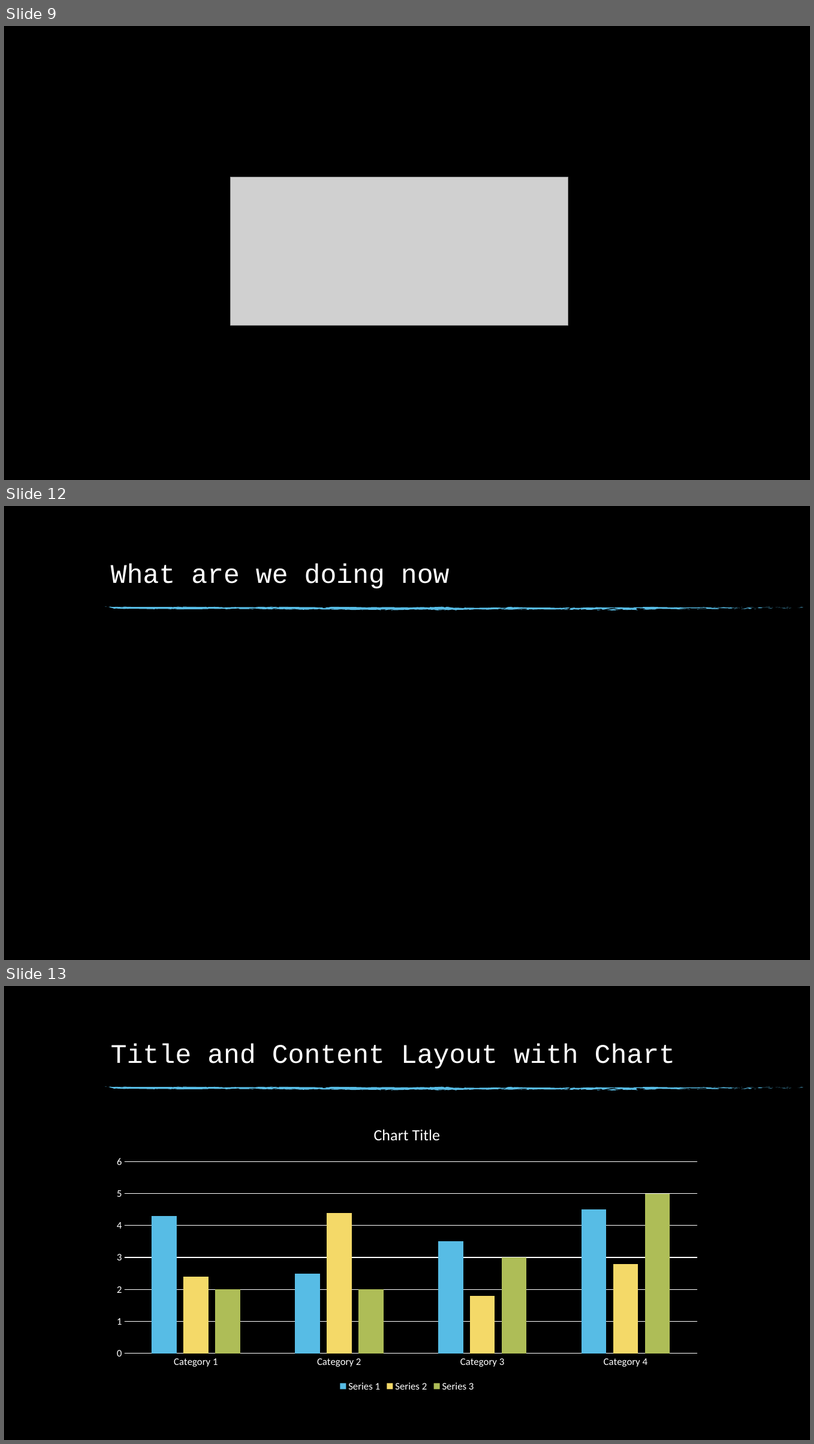
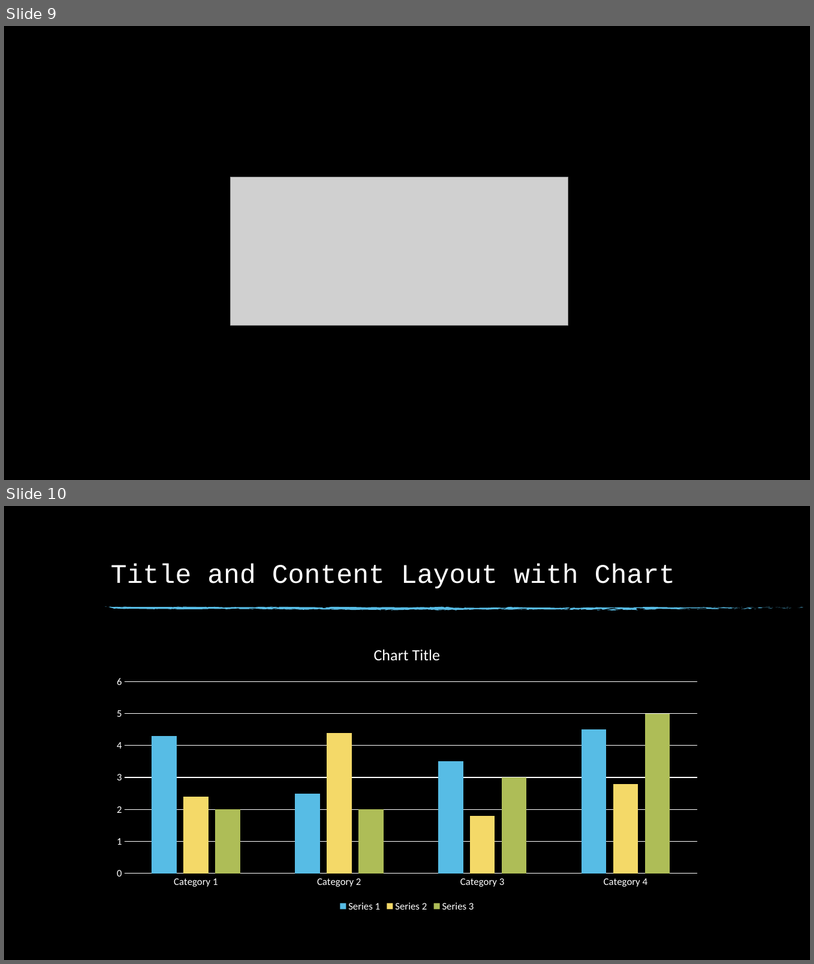
Before and after one commit to aimanahmedmoin1997/FinalYearProject, a slide deck: Kaavish Proposal/The Third Space.pptx. Shown one above the other, each under a label of ours: slides 9, 12 and 13 before the commit, slides 9 and 10 after it; the slides between them are not shown. The pictures are 814x1444 and 814x964 pixels, drawn with LibreOffice and Linux fonts; fonts in the diff are those of the drawing; grey boxes stand for pictures; background and template pictures are left out. Boxes give left, top, right and bottom in pixels: in the first picture for what was removed or moved away, otherwise in the second. Text is boxed around its words. In the diff, an @@ line names an element or a change of style, - is before the commit and + after.

```diff
--- a/Kaavish Proposal/The Third Space.pptx
+++ b/Kaavish Proposal/The Third Space.pptx
@@ slide 12 removed at (x1=4, y1=506, x2=810, y2=960), background picture (left out); not listed: 74 template elements that a slide beside it also shows @@
@@ title removed at (x1=111, y1=564, x2=450, y2=589) @@
-What are we doing now
@@ what was slide 13 is now slide 10 @@
```
Also in this commit, not shown: 2 other slides removed, 1 other file.
